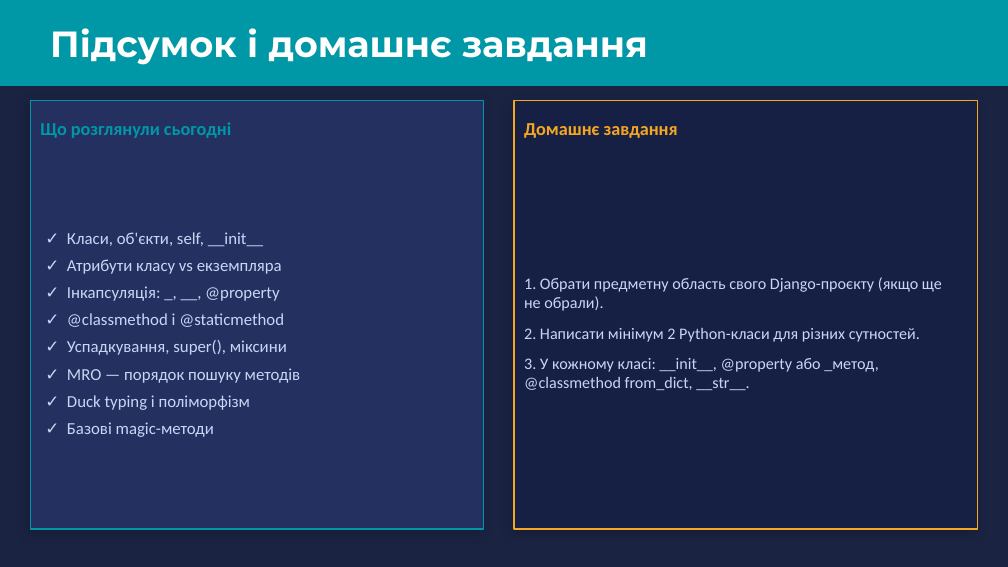
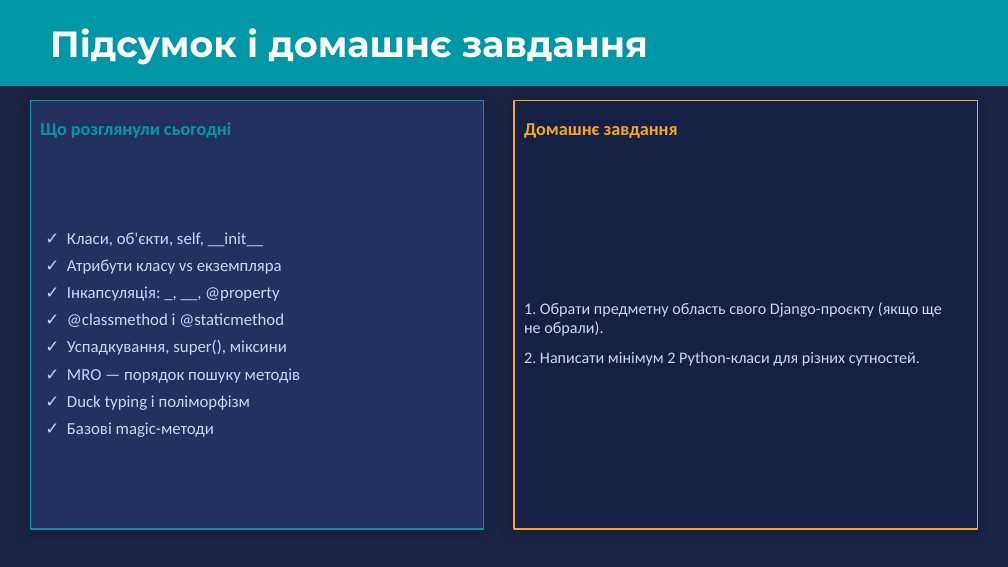
Before and after one commit to dmitriy-shtefan/python-web, a slide deck: slide 13 of заняття_2_python_oop/презентація/oop_python_lesson.pptx. Drawn at 1008x567 pixels with LibreOffice and Linux fonts; fonts in the diff are those of the drawing. Boxes give left, top, right and bottom in pixels: in the first picture for what was removed or moved away, otherwise in the second. Text is boxed around its words. In the diff, an @@ line names an element or a change of style, - is before the commit and + after.

```diff
--- a/заняття_2_python_oop/презентація/oop_python_lesson.pptx
+++ b/заняття_2_python_oop/презентація/oop_python_lesson.pptx
@@ text at box(524, 358, 879, 390): paragraph removed @@
-3. У кожному класі: __init__, @property або _метод, @classmethod from_dict, __str__.
```
Also in this commit, not shown: 6 other files.
